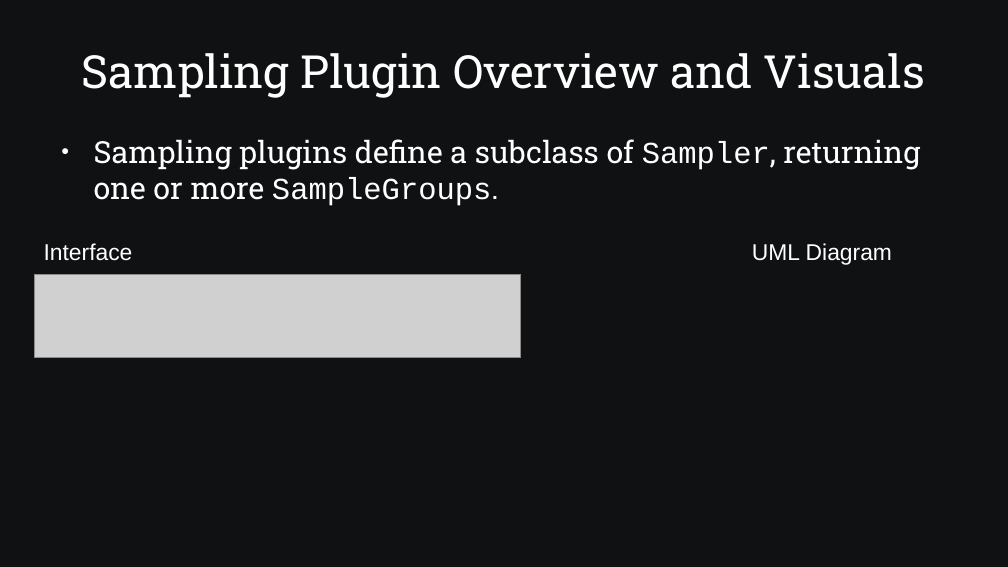
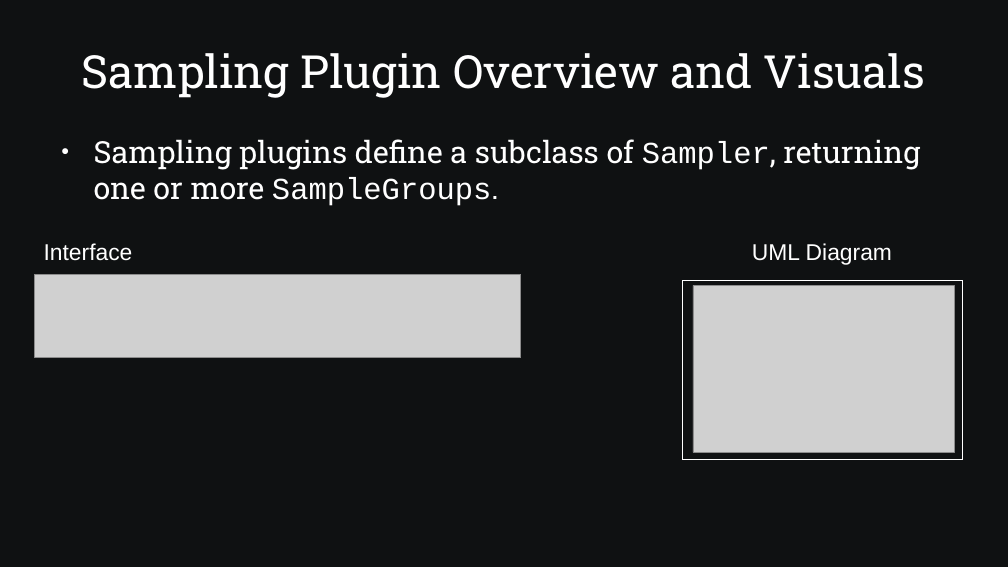
Before and after one commit to SamAllen06/lake_temp_work, a slide deck: slide 17 of documentation/for_collaborators/TestingSoftwareOverview.odp. Drawn at 1008x567 pixels with LibreOffice and Linux fonts; fonts in the diff are those of the drawing; grey boxes stand for pictures. Boxes give left, top, right and bottom in pixels: in the first picture for what was removed or moved away, otherwise in the second. Text is boxed around its words. In the diff, an @@ line names an element or a change of style, - is before the commit and + after.

Commit message:
Add UML diagrams for plugins

```diff
--- a/documentation/for_collaborators/TestingSoftwareOverview.odp
+++ b/documentation/for_collaborators/TestingSoftwareOverview.odp
@@ rectangle added at [683, 280, 962, 459], outline #FFFFFF 0 pt @@
@@ picture added at [693, 285, 955, 453] @@
```
Also in this commit, not shown: 1 other slide changed, 2 other files.
